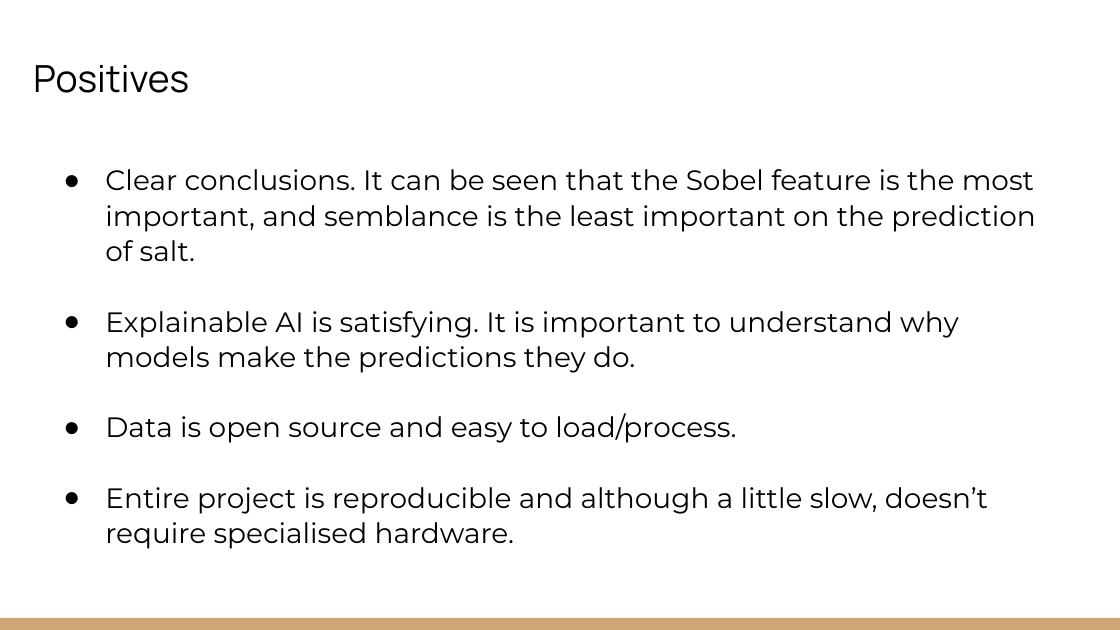
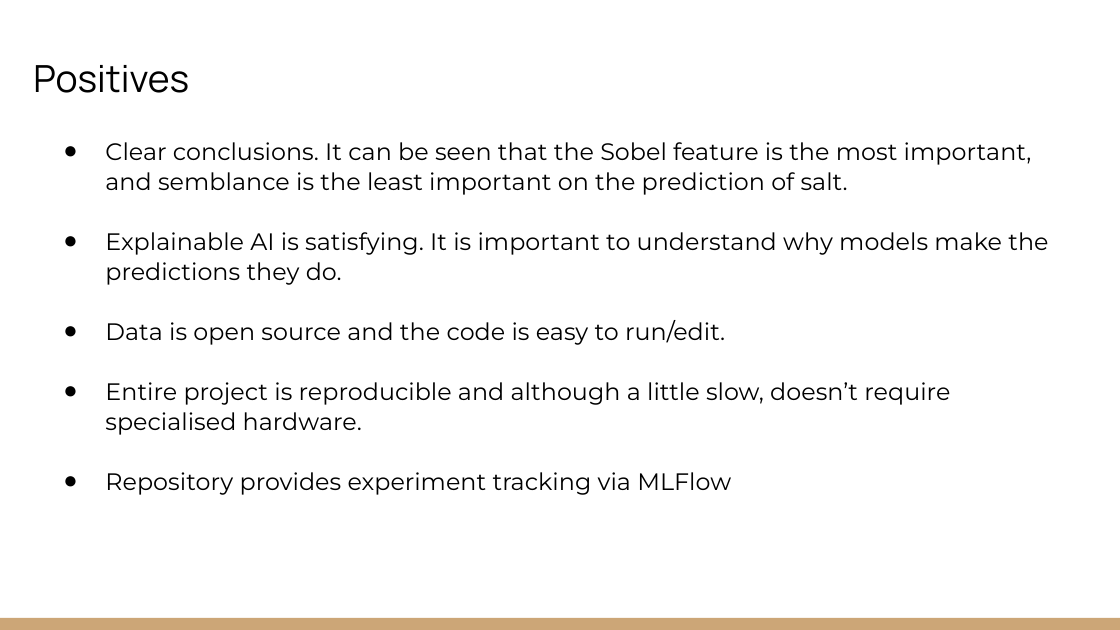
Before and after one commit to EdwinB12/Explainable-Christmas, a slide deck: slide 13 of Presentations/EAGE_Hackathon_2022_Explainable_Christmas-Concise.pptx. Drawn at 1120x630 pixels with LibreOffice and Linux fonts; fonts in the diff are those of the drawing. Boxes give left, top, right and bottom in pixels: in the first picture for what was removed or moved away, otherwise in the second. Text is boxed around its words. In the diff, an @@ line names an element or a change of style, - is before the commit and + after.

Commit message:
ppt edits

```diff
--- a/Presentations/EAGE_Hackathon_2022_Explainable_Christmas-Concise.pptx
+++ b/Presentations/EAGE_Hackathon_2022_Explainable_Christmas-Concise.pptx
@@ text "Clear conclusions. It can be ...": place and size @@
-text "Clear conclusions. It can be ..." at (105, 169, 1036, 549)
+text "Clear conclusions. It can be ..." at (105, 142, 1048, 495)
@@ text at (105, 142, 1048, 435): size 18 to 15.3 pt in "Clear conclusions. It can be seen that ...", "Explainable AI is satisfying. It is important ...", "Entire project is reproducible and although a ..." @@
@@ text at (105, 320, 725, 345): text changed; size 18 to 15.3 pt @@
-● Data is open source and easy to load/process.
+● Data is open source and the code is easy to run/edit.
@@ text at (105, 472, 731, 495): paragraph added @@
+● Repository provides experiment tracking via MLFlow
```
Also in this commit, not shown: 1 other file.
